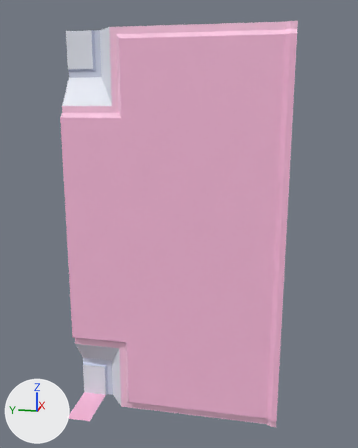
The FBX model Users/Jardene/Wall_Pieces/WallPanel_MidRight.fbx, before and after one commit.
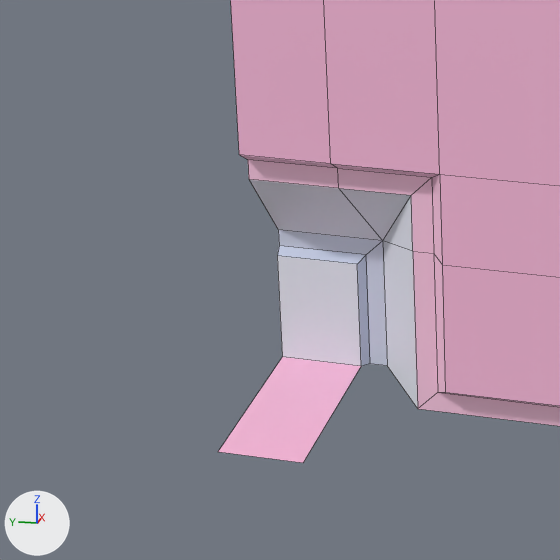
There are two pictures of each version: one whole from a 50 mm camera at (-3.952, -1.905, 2.988) aimed at (0.28, -1.059, 1.93), one close up on the part from 2% to 45% of the width and 66% to 100% of the height. Every picture has the same lights, and +X, +Y and +Z are marked at lower left. The close-ups show mesh edges as thin lines. Where no turn or scale is listed for an object, it has been applied to the vertices.

The older version as bpy lines, for what is in view:
```python
me_mesh = bpy.data.meshes.new('Mesh')
me_mesh.from_pydata(...)  # 82 vertices, 64 faces; spans x 0.0..0.47, y -2.0..0.0, z 0.0..3.6
me_mesh.materials.append(mat_lambert6)  # picture img_midpanelright_trial_01_png
# before: 16 (0.45, -0.24, 0.0) at pixel (361, 366), 24 (0.45, 0.0, 0.0) at pixel (282, 356), 80 (0.0, 0.0, 0.0) at pixel (217, 451), 81 (0.0, -0.24, 0.0) at pixel (303, 462)
ob_right = bpy.data.objects.new('Right', me_mesh)
ob_right.location = (0.0, 0.0, 0.0)
```
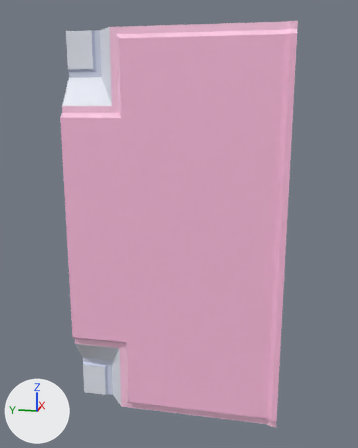
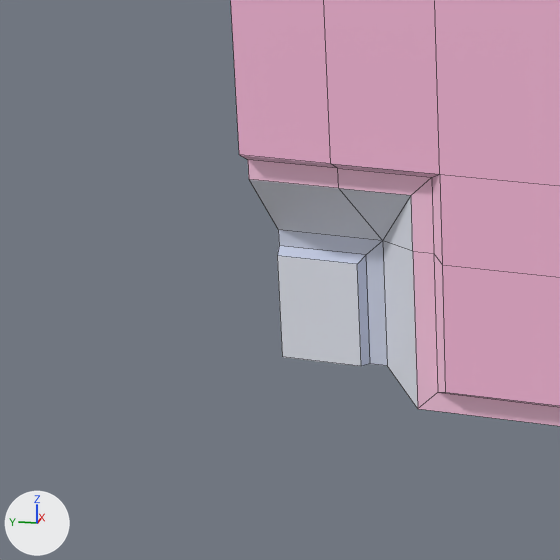
Pixel boxes [x1, y1, x2, y2] of what changed, in the close-ups (560 x 560 px):
'Right', reshaped: before [218, 0, 560, 463]; after [231, 0, 560, 426]
part 1 of me_mesh, deleted (pink): before [218, 357, 361, 463]

The change in detail:
me_mesh is used by ob_right; location (0.0, 0.0, 0.0).
Verts and faces of me_mesh; kept vertices keep their numbers, new ones are numbered from 82.
me_mesh had 82 vertices, 64 faces and spanned x 0.0..0.47, y -2.0..0.0, z 0.0..3.6.
me_mesh now has 80 vertices, 63 faces and spans x 0.21..0.47, y -2.0..0.0, z 0.0..3.6.
Part 1, on me_mesh:
Vertices deleted: 80, 81 (with the faces that use them).
